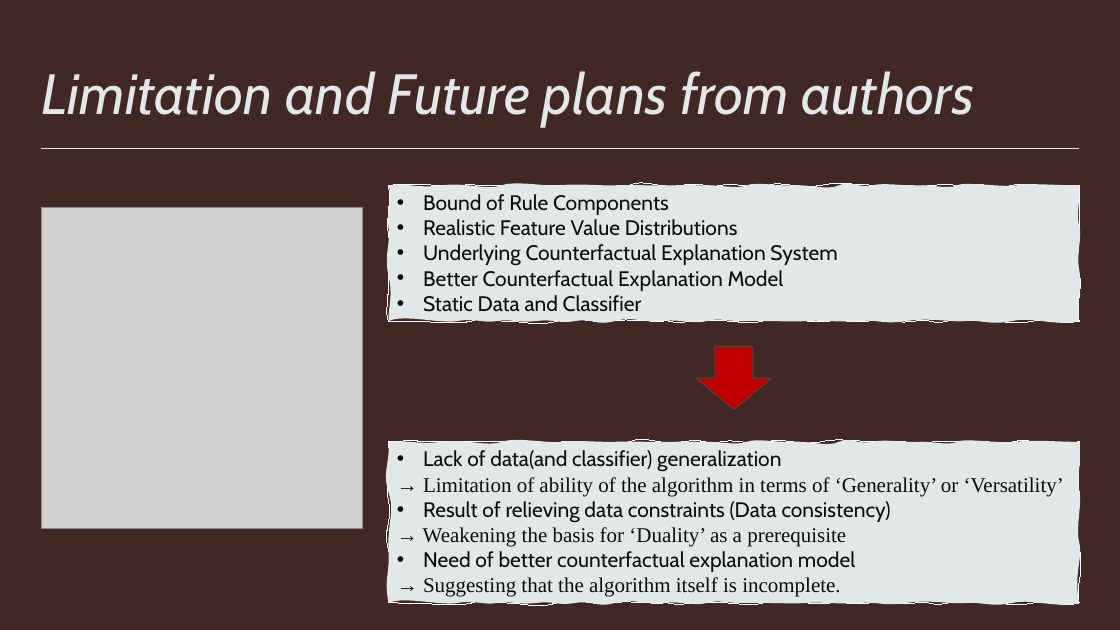
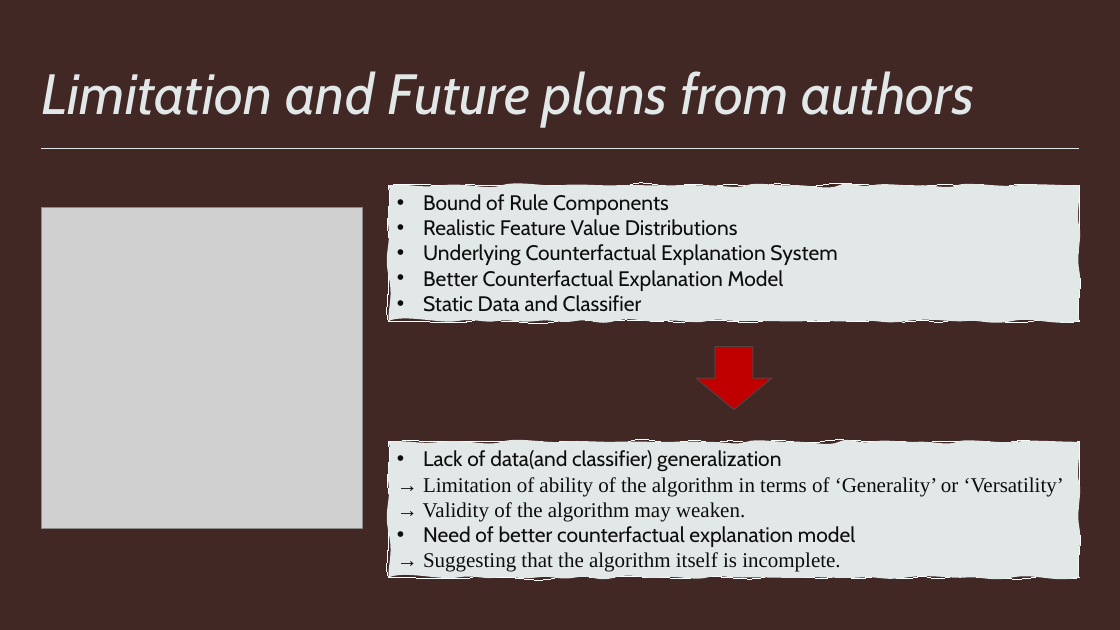
Before and after one commit to IITTeaching/cs520-f23-group-23, a slide deck: slide 25 of main-520-project/CS_520_Paper_Review_Group23.pptx. Drawn at 1120x630 pixels with LibreOffice and Linux fonts; fonts in the diff are those of the drawing; grey boxes stand for pictures. Boxes give left, top, right and bottom in pixels: in the first picture for what was removed or moved away, otherwise in the second. Text is boxed around its words. In the diff, an @@ line names an element or a change of style, - is before the commit and + after.

Commit message:
minor modification (slide 25, mainly)

```diff
--- a/main-520-project/CS_520_Paper_Review_Group23.pptx
+++ b/main-520-project/CS_520_Paper_Review_Group23.pptx
@@ freeform shape "Lack of data(and classifier) generalization": place and size @@
-freeform shape "Lack of data(and classifier) generalization" at [388, 442, 1079, 603]
+freeform shape "Lack of data(and classifier) generalization" at [388, 442, 1079, 578]
@@ text in freeform shape at [423, 502, 745, 522]: text changed; font Cabin to Times New Roman @@
-• Result of relieving data constraints (Data consistency)
-→ Weakening the basis for ‘Duality’ as a prerequisite
+→ Validity of the algorithm may weaken.
```
Also in this commit, not shown: 1 other file.
